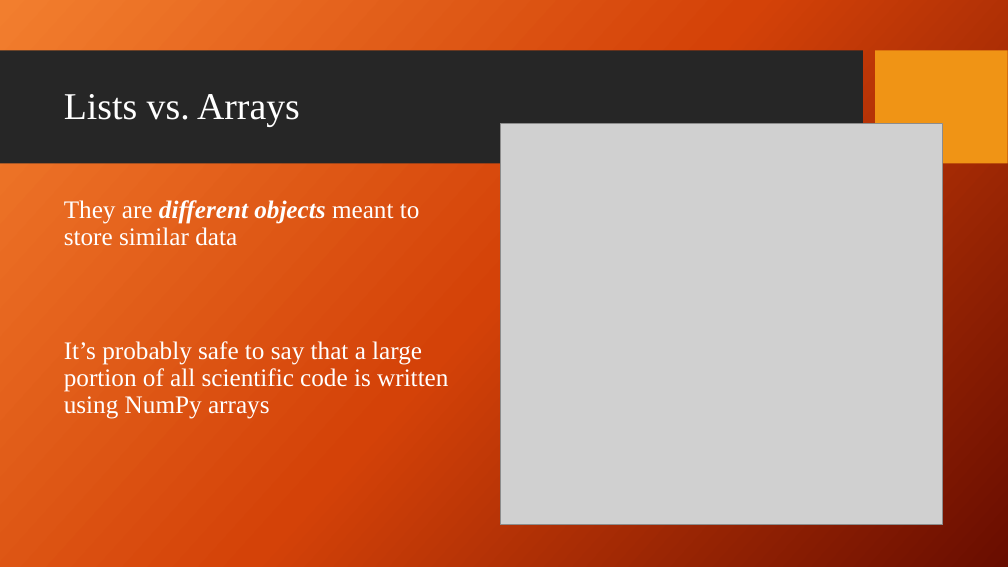
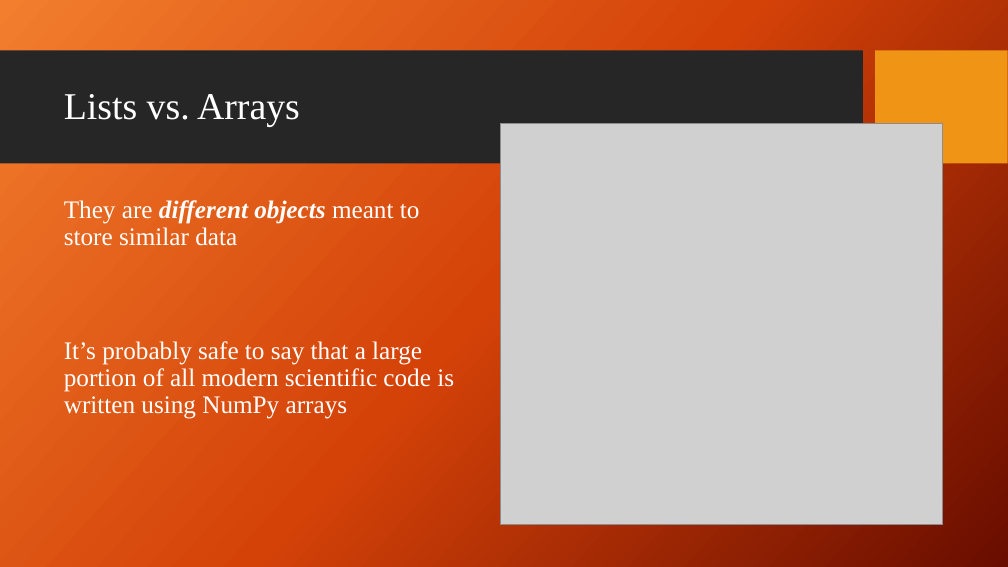
Before and after one commit to giganano/PythonBootcamp, a slide deck: slide 15 of slides/review.pptx. Drawn at 1008x567 pixels with LibreOffice and Linux fonts; fonts in the diff are those of the drawing; grey boxes stand for pictures; background and template pictures are left out. Boxes give left, top, right and bottom in pixels: in the first picture for what was removed or moved away, otherwise in the second. Text is boxed around its words. In the diff, an @@ line names an element or a change of style, - is before the commit and + after.

```diff
--- a/slides/review.pptx
+++ b/slides/review.pptx
@@ text at <box>64,341,454,419</box>: text changed @@
-It’s probably safe to say that a large portion of all scientific code is written using NumPy arrays
+It’s probably safe to say that a large portion of all modern scientific code is written using NumPy arrays
```
Also in this commit, not shown: 10 other slides changed, 2 other files.
